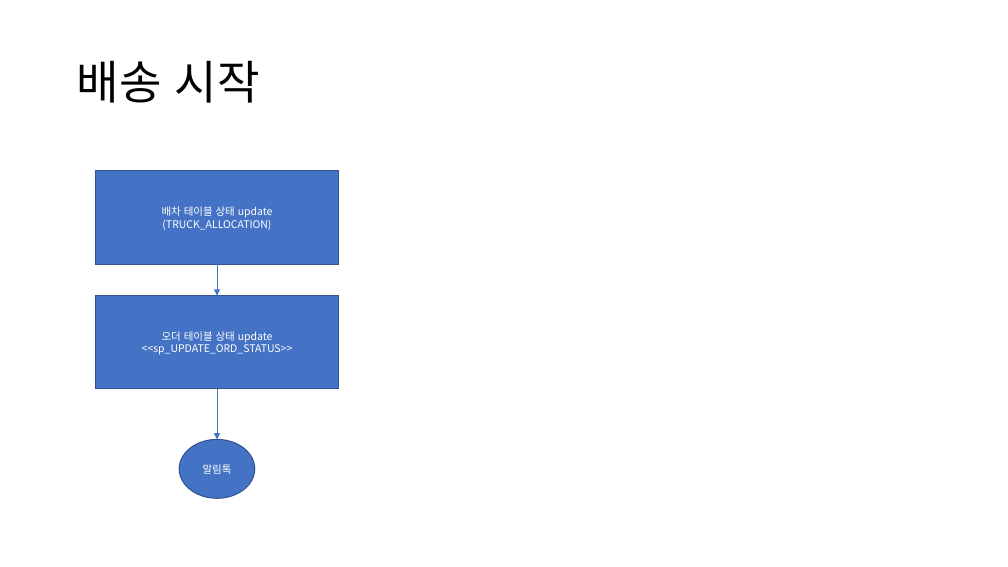
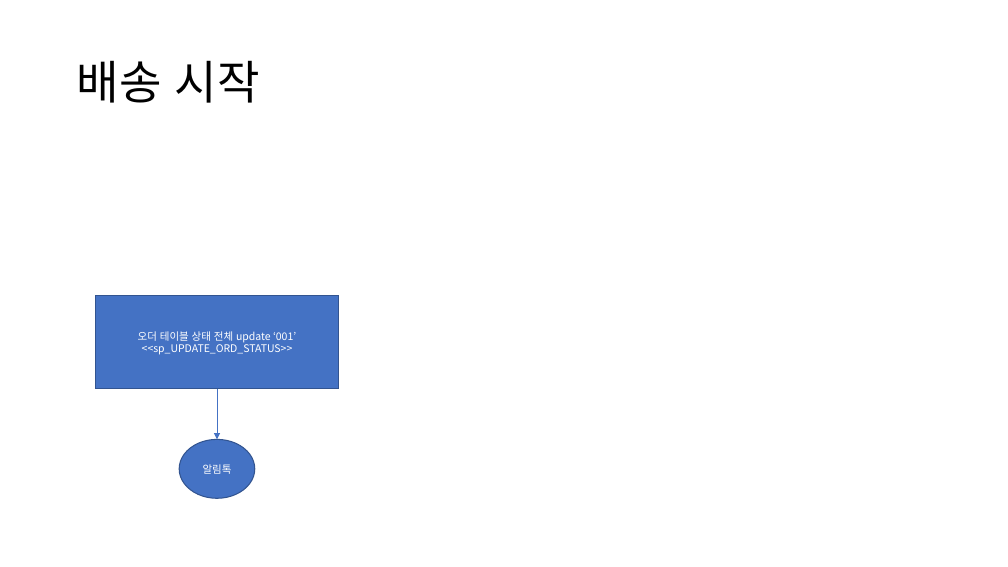
Before and after one commit to seoyoonk/setrans, a slide deck: slide 5 of docs/택배앱_프로시저.pptx. Drawn at 1008x567 pixels with LibreOffice and Linux fonts; fonts in the diff are those of the drawing. Boxes give left, top, right and bottom in pixels: in the first picture for what was removed or moved away, otherwise in the second. Text is boxed around its words. In the diff, an @@ line names an element or a change of style, - is before the commit and + after.

```diff
--- a/docs/택배앱_프로시저.pptx
+++ b/docs/택배앱_프로시저.pptx
@@ rectangle removed at (95,171,338,265) @@
-배차 테이블 상태 update
-(TRUCK_ALLOCATION)
@@ arrow removed from (217, 265) to (217, 296) @@
@@ text in rectangle at (138,331,296,343): text changed @@
-오더 테이블 상태 update
+오더 테이블 상태 전체 update ‘001’
```
Also in this commit, not shown: 1 other slide changed, 10 other files.
